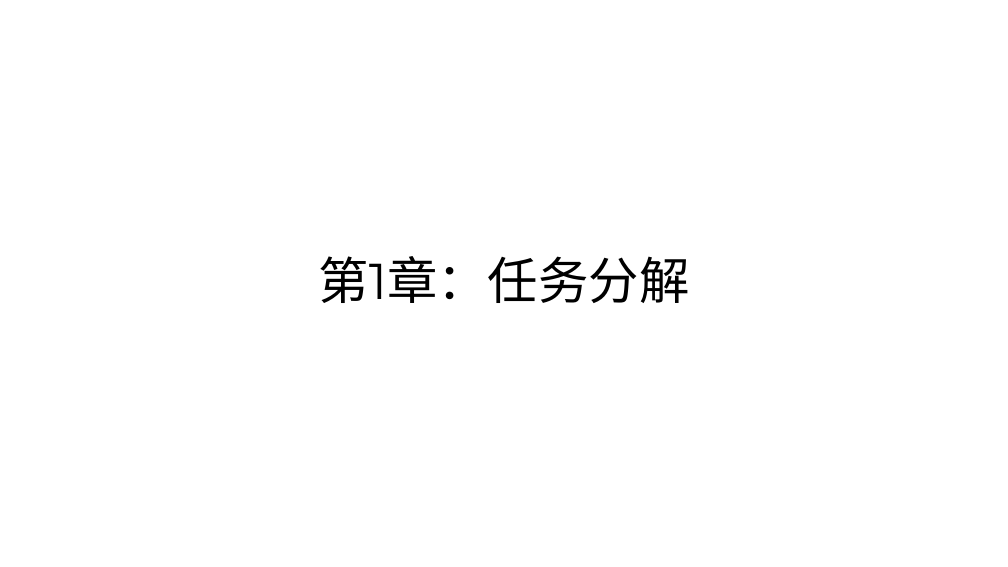
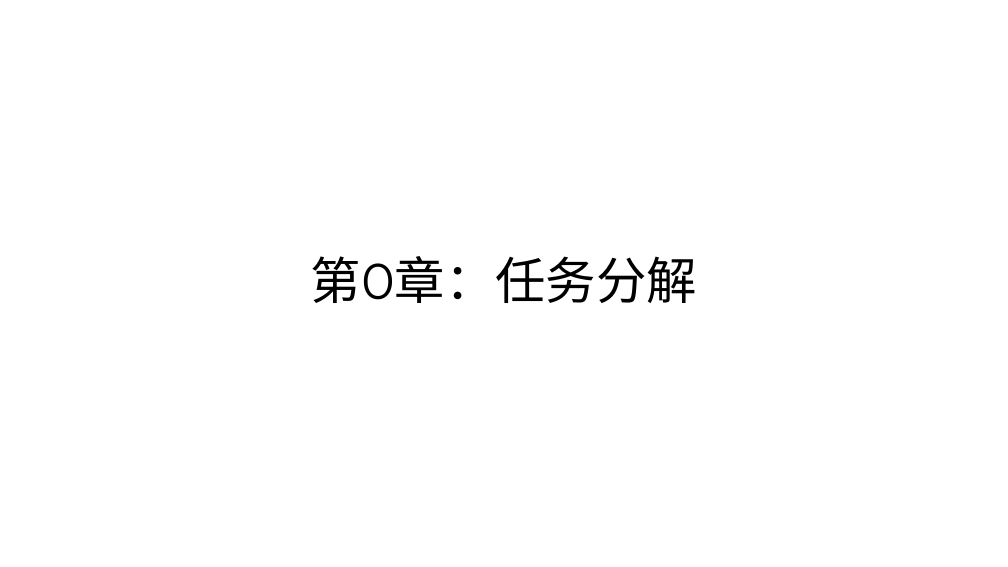
Before and after one commit to parallel101/course, a slide deck: slide 6 of 06/slides.pptx. Drawn at 1008x567 pixels with LibreOffice and Linux fonts; fonts in the diff are those of the drawing. Boxes give left, top, right and bottom in pixels: in the first picture for what was removed or moved away, otherwise in the second. Text is boxed around its words. In the diff, an @@ line names an element or a change of style, - is before the commit and + after.

```diff
--- a/06/slides.pptx
+++ b/06/slides.pptx
@@ title at box(311, 256, 697, 303): text changed @@
-第1章：任务分解
+第0章：任务分解
```
Also in this commit, not shown: 1 other slide changed, 1 slide added, 11 other files.
